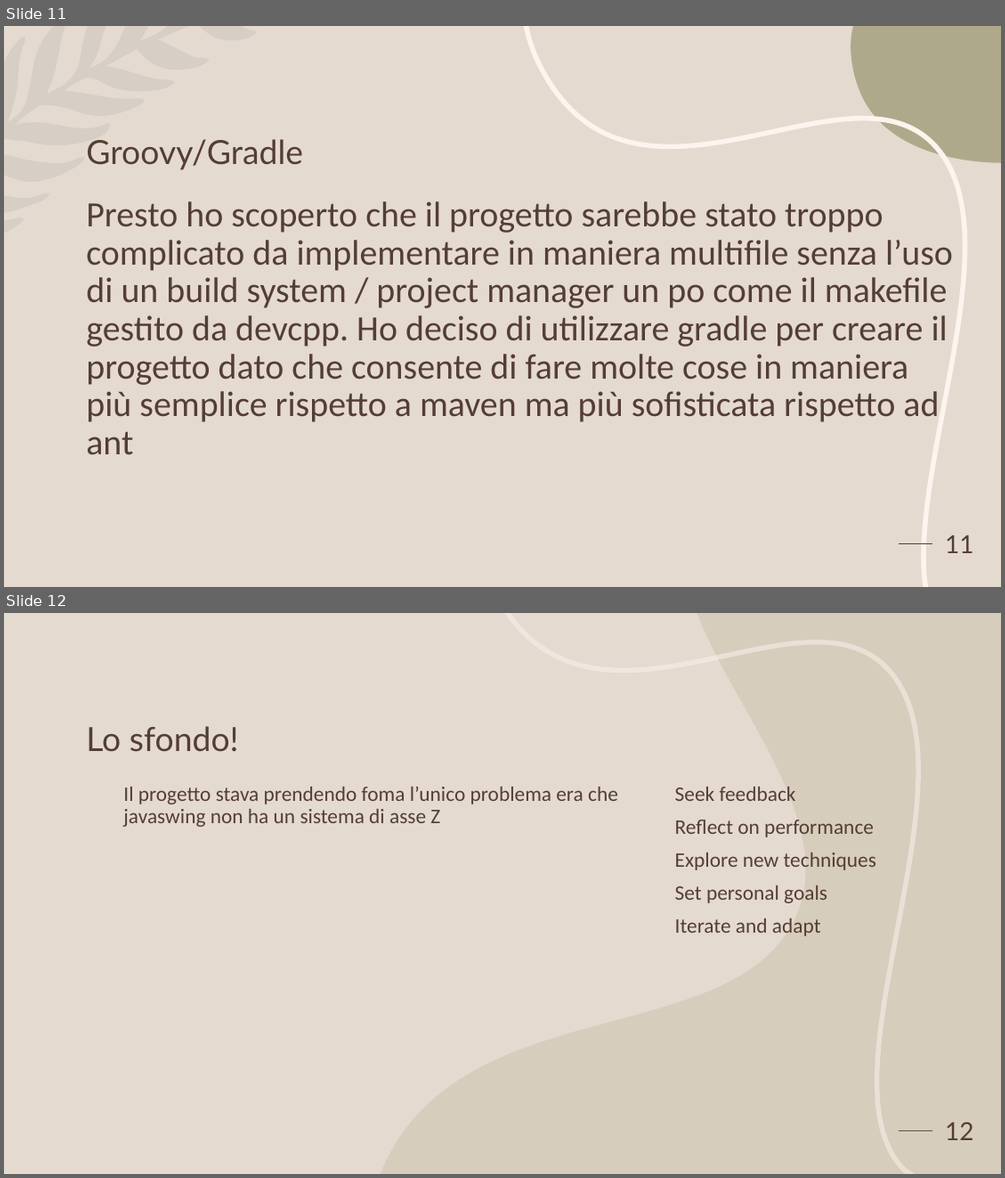
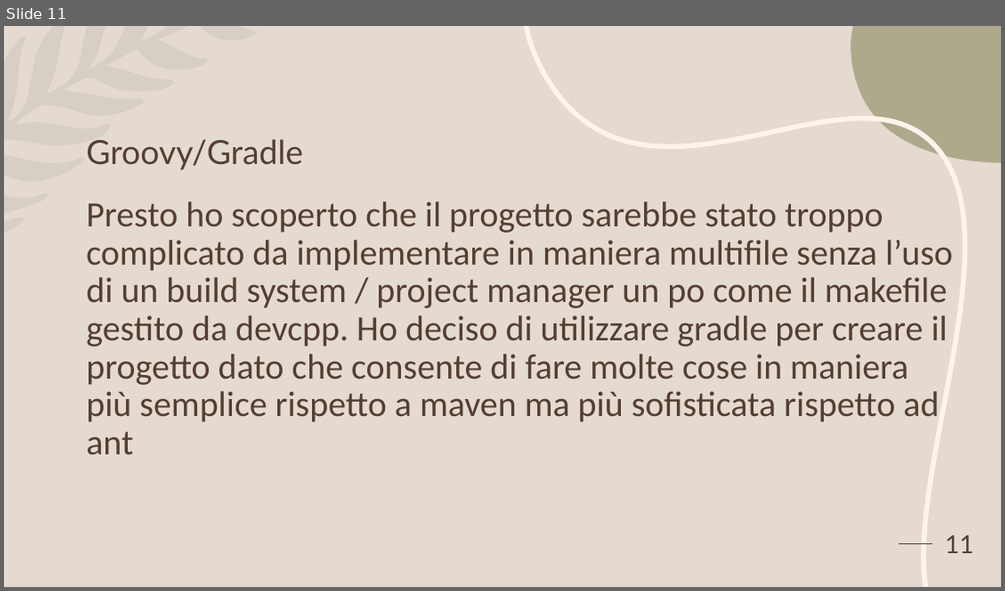
Before and after one commit to Alex123310/Appunti-Compiti, a slide deck: Il Mio.pptx. Shown one above the other, each under a label of ours: slides 11 and 12 before the commit, slide 11 after it. The pictures are 1005x1178 and 1005x591 pixels, drawn with LibreOffice and Linux fonts; fonts in the diff are those of the drawing. Boxes give left, top, right and bottom in pixels: in the first picture for what was removed or moved away, otherwise in the second. Text is boxed around its words. In the diff, an @@ line names an element or a change of style, - is before the commit and + after.

```diff
--- a/Il Mio.pptx
+++ b/Il Mio.pptx
@@ slide 12 removed at (x1=4, y1=613, x2=1001, y2=1174), background #E5DACF; not listed: 1 template element that a slide beside it also shows @@
@@ freeform shape removed at (x1=380, y1=613, x2=1001, y2=1174) @@
@@ freeform shape removed at (x1=506, y1=613, x2=919, y2=1174) @@
@@ title removed at (x1=86, y1=726, x2=239, y2=752) @@
-Lo sfondo!
@@ text removed at (x1=123, y1=787, x2=618, y2=827) @@
-  Il progetto stava prendendo foma l’unico problema era che javaswing non ha un sistema di asse Z
@@ text removed at (x1=675, y1=786, x2=876, y2=936) @@
-Seek feedback
-Reflect on performance
-Explore new techniques
-Set personal goals
-Iterate and adapt
@@ page number removed at (x1=945, y1=1122, x2=973, y2=1140) @@
-12
```
Also in this commit, not shown: 1 slide changed, 2 slides added, 2 other slides removed.
